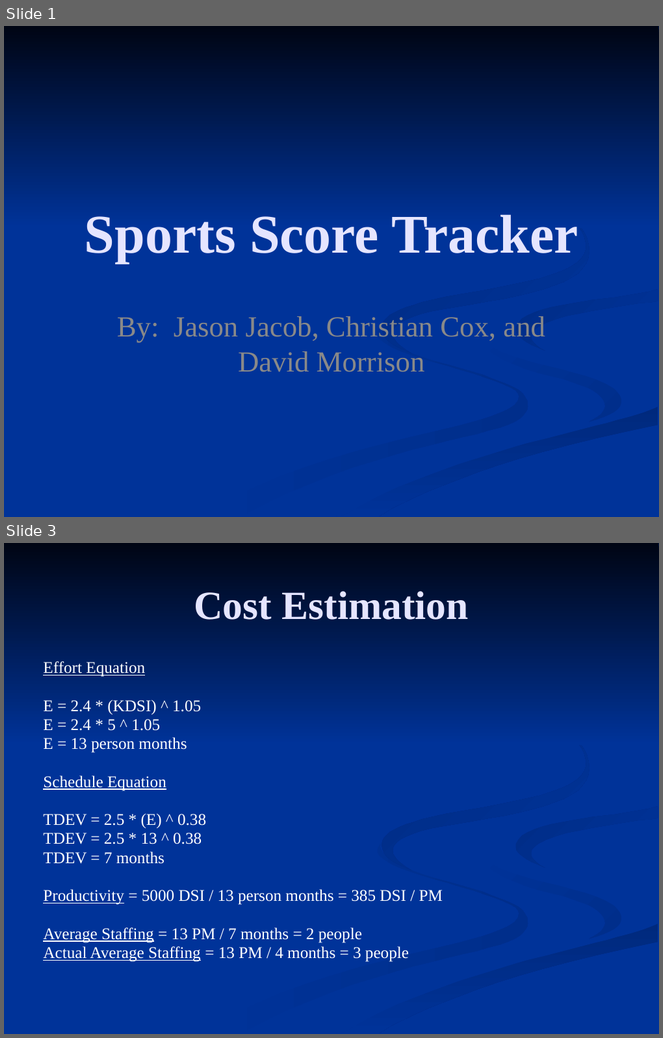
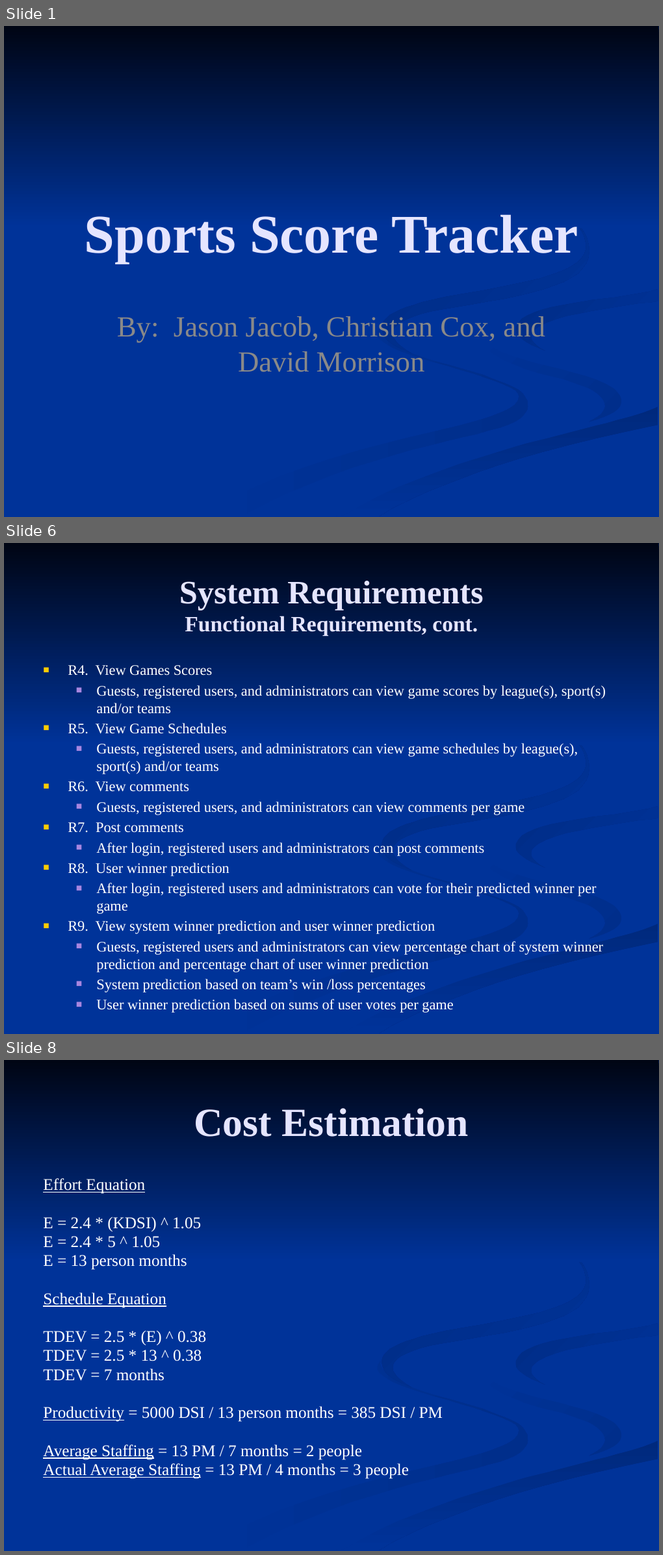
Before and after one commit to c0bra99/sports-score-tracker, a slide deck: Documents/Presentation 1.pptx. Shown one above the other, each under a label of ours: slides 1 and 3 before the commit, slides 1, 6 and 8 after it; the slides between them are not shown. The pictures are 663x1038 and 663x1555 pixels, drawn with LibreOffice and Linux fonts; fonts in the diff are those of the drawing. Boxes give left, top, right and bottom in pixels: in the first picture for what was removed or moved away, otherwise in the second. Text is boxed around its words. In the diff, an @@ line names an element or a change of style, - is before the commit and + after.

```diff
--- a/Documents/Presentation 1.pptx
+++ b/Documents/Presentation 1.pptx
@@ slide 6 added at bbox=[4, 543, 659, 1034], background #003399; not listed: 7 template elements that a slide beside it also shows @@
@@ title added at bbox=[180, 581, 483, 636], 24 pt, text #E5E5FF, bold @@
+System Requirements
+Functional Requirements, cont.
@@ text added at bbox=[68, 665, 606, 1013], 16 pt, text #FFFFFF @@
+■ R4. View Games Scores
+  ■ Guests, registered users, and administrators can view game scores by league(s), sport(s) and/or teams
+■ R5. View Game Schedules
+  ■ Guests, registered users, and administrators can view game schedules by league(s), sport(s) and/or teams
+■ R6. View comments
+  ■ Guests, registered users, and administrators can view comments per game
+■ R7. Post comments
+  ■ After login, registered users and administrators can post comments
+■ R8. User winner prediction
+  ■ After login, registered users and administrators can vote for their predicted winner per game
+■ R9. View system winner prediction and user winner prediction
+  ■ Guests, registered users and administrators can view percentage chart of system winner prediction and percentage chart of user winner prediction
+  ■ System prediction based on team’s win /loss percentages
+  ■ User winner prediction based on sums of user votes per game
@@ what was slide 3 is now slide 8 @@
```
Also in this commit, not shown: 1 slide changed, 4 other slides added.
